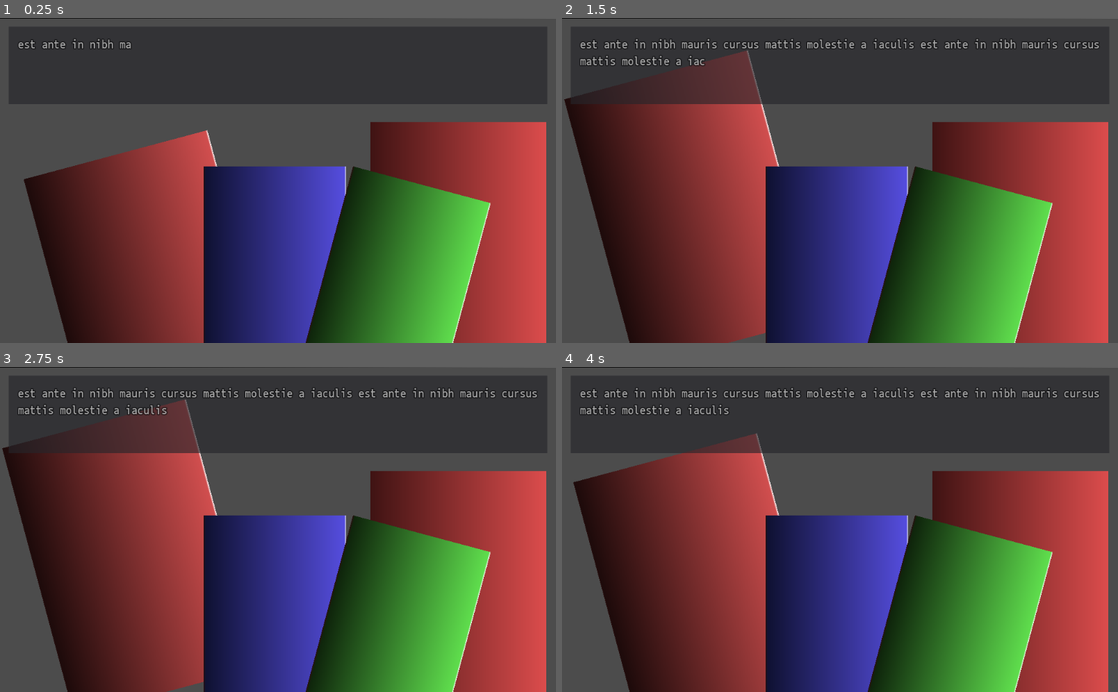
Above: before the commit, frames 1-4 (two rows, left to right).
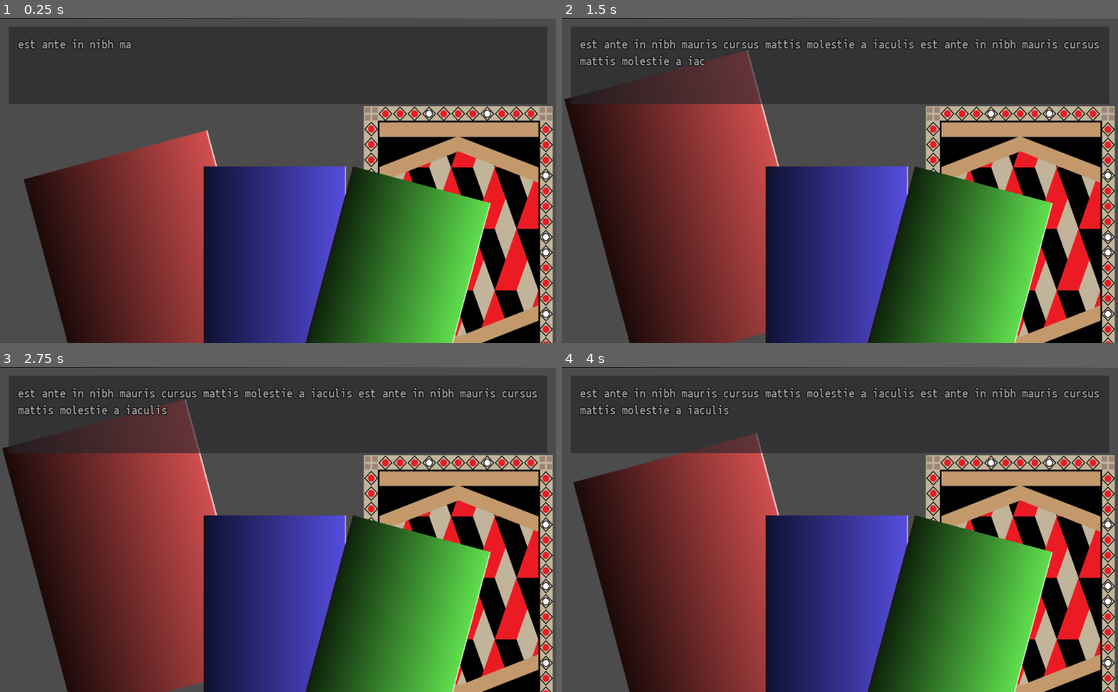
Above: after the commit, the same moments.

Repository: TomeSprout/slice-of-dice
Game: Godot game, scene res://src/stages/Level1.tscn
Two runs of this game, one before a commit and one after it. Both use one fixed random seed, a clock stepped at 60 frames per second and the inputs below.
Inputs (mouse positions are in pixels of both pictures, inside the frame that each line leads up to):
- Up to frame 1 (0.25 s): no input
- Up to frame 2 (1.5 s): click (1017, 245) at 0.52 s; move the mouse to (1017, 245) at 1.27 s; hold Up (ui_up) from 1.28 s (still down)
- Up to frame 3 (2.75 s): move the mouse to (133, 562) at 2.02 s; release Up (ui_up) at 2.03 s; hold Down (ui_down) from 2.03 s (still down)
- Up to frame 4 (4 s): tap Enter at 2.75 s; move the mouse to (895, 458) at 2.77 s; release Down (ui_down) at 2.78 s; hold Up (ui_up) from 2.78 s (still down); move the mouse to (812, 594) at 3.52 s

The runs differ from the first frame. In frame 1, 15% of the frame differs, in the area x 65-100%, y 27-100%; in frame 2, 15%; in frame 3, 15%; in frame 4, 15%.

Commit message:
Change texture to card back
This will allow fittings to be set for the fronts, ensures scale
Added button overlay for functionality

Diff:
--- a/src/cards/hand_card.tscn
+++ b/src/cards/hand_card.tscn
@@ -1,16 +1,11 @@
-[gd_scene load_steps=8 format=2]
+[gd_scene load_steps=7 format=2]
 
 [ext_resource path="res://src/cards/hand_card.gd" type="Script" id=1]
 [ext_resource path="res://src/sounds/playing_card_single_place_down_on_table.mp3" type="AudioStream" id=2]
-
-[sub_resource type="Gradient" id=1]
-colors = PoolColorArray( 0.253906, 0.0803375, 0.0803375, 1, 0.867188, 0.304871, 0.304871, 1 )
-
-[sub_resource type="GradientTexture" id=2]
-gradient = SubResource( 1 )
+[ext_resource path="res://src/asset/card_back.png" type="Texture" id=3]
 
 [sub_resource type="RectangleShape2D" id=3]
-extents = Vector2( 166, 229 )
+extents = Vector2( 174, 254.5 )
 
 [sub_resource type="Animation" id=4]
 resource_name = "CardFloat"
@@ -73,8 +68,8 @@
 [node name="Area2D" type="Area2D" parent="."]
 
 [node name="CardSprite" type="Sprite" parent="Area2D"]
-scale = Vector2( 0.158447, 451.75 )
-texture = SubResource( 2 )
+scale = Vector2( 0.372199, 0.393813 )
+texture = ExtResource( 3 )
 
 [node name="CardCollisionLayer" type="CollisionShape2D" parent="Area2D"]
 shape = SubResource( 3 )
@@ -83,7 +78,18 @@
 anims/CardFloat = SubResource( 4 )
 anims/RESET = SubResource( 5 )
 
-[node name="HandlePlayingCard" type="AudioStreamPlayer2D" parent="."]
+[node name="SoundHandleCard" type="AudioStreamPlayer" parent="."]
 stream = ExtResource( 2 )
 
+[node name="Control" type="Control" parent="."]
+margin_right = 40.0
+margin_bottom = 40.0
+
+[node name="TextureButton" type="TextureButton" parent="Control"]
+margin_left = -175.0
+margin_top = -256.0
+margin_right = 175.0
+margin_bottom = 255.0
+
 [connection signal="mouse_entered" from="Area2D" to="." method="_on_mouse_entered"]
+[connection signal="pressed" from="Control/TextureButton" to="." method="_on_button_pressed"]
